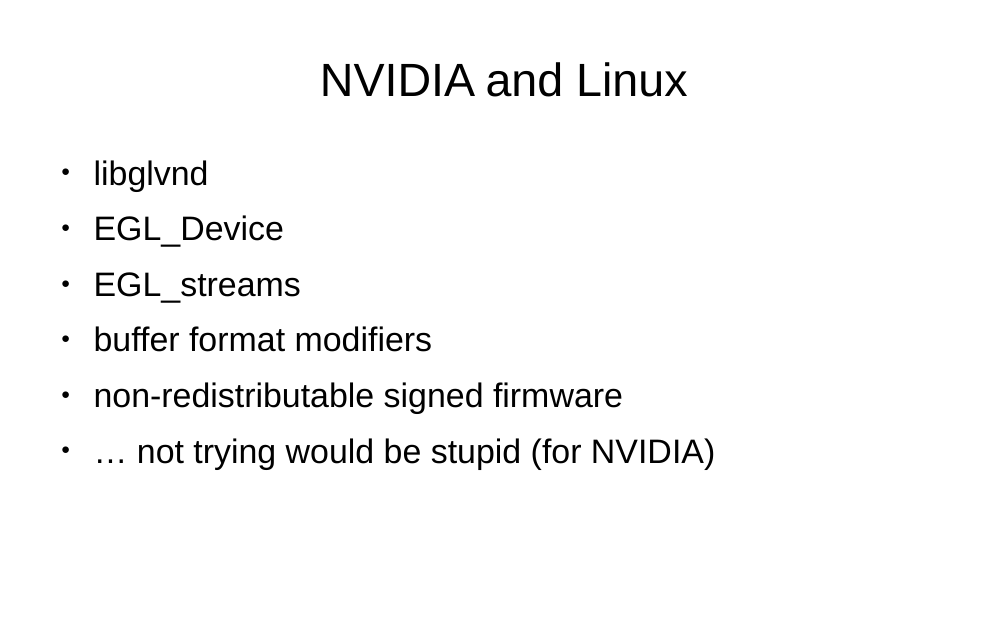
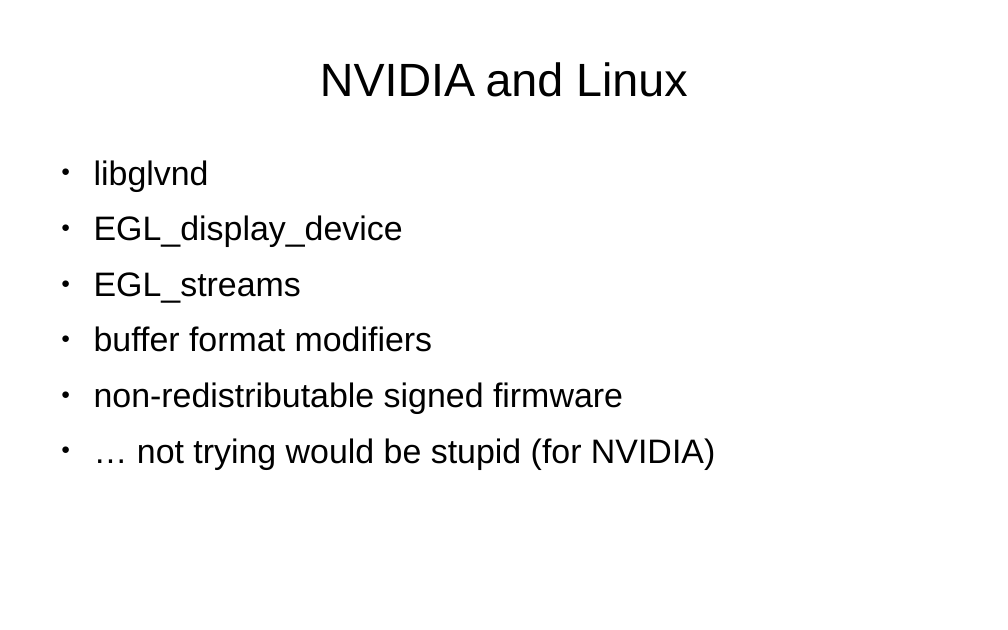
Before and after one commit to danvet/danvet.github.io, a slide deck: slide 16 of slides/lpc-2019-upstream.odp. Drawn at 1008x630 pixels with LibreOffice and Linux fonts; fonts in the diff are those of the drawing. Boxes give left, top, right and bottom in pixels: in the first picture for what was removed or moved away, otherwise in the second. Text is boxed around its words. In the diff, an @@ line names an element or a change of style, - is before the commit and + after.

```diff
--- a/slides/lpc-2019-upstream.odp
+++ b/slides/lpc-2019-upstream.odp
@@ text at [94,215,403,247]: text changed @@
-● EGL_Device
+● EGL_display_device
```
Also in this commit, not shown: 3 other slides changed.
